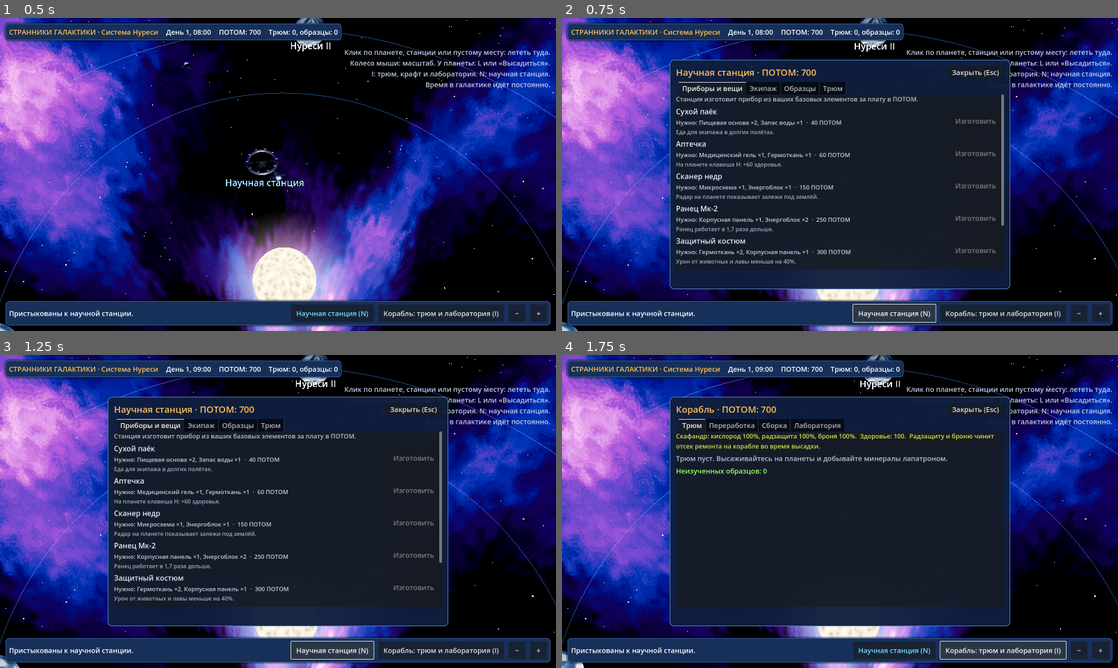
Above: before the commit, frames 1-4 (two rows, left to right).
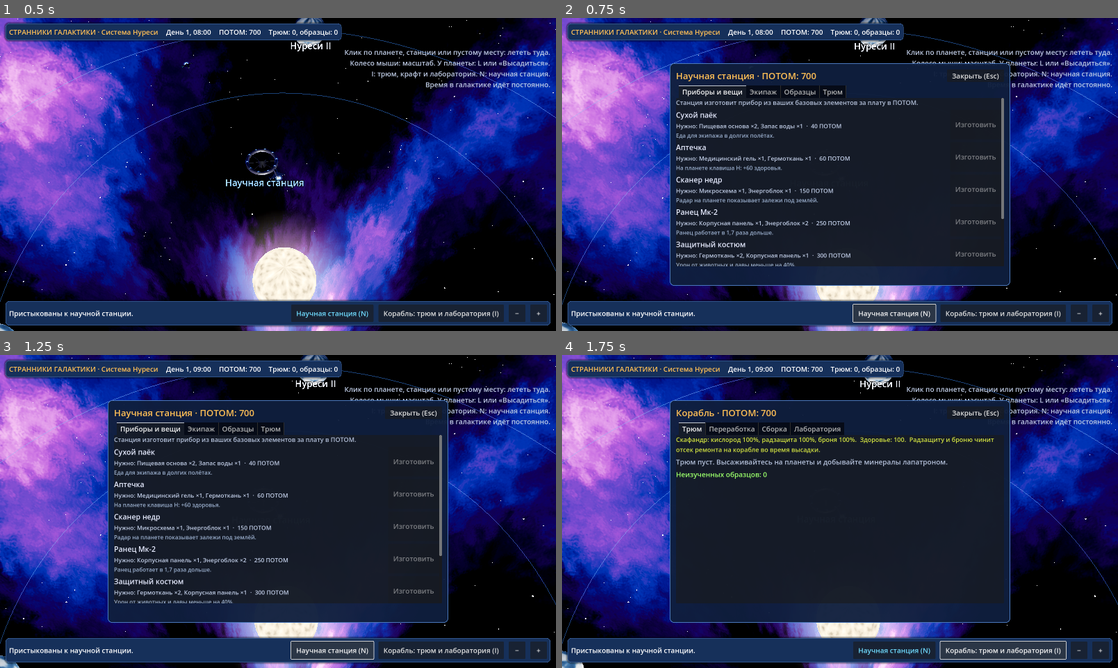
Above: after the commit, the same moments.

Repository: kinzhagulovav-png/SW
Game: Godot game, scene res://scenes/system/star_system.tscn
Two runs of this game, one before a commit and one after it. Both use one fixed random seed, a clock stepped at 60 frames per second and the inputs below.
Inputs:
- Up to frame 1 (0.5 s): no input
- Up to frame 2 (0.75 s): click "Научная станция (N)" at 0.5 s
- Up to frame 3 (1.25 s): no input
- Up to frame 4 (1.75 s): click "Корабль: трюм и лаборатория (…" at 1.25 s

Frame 1 is identical in both runs. In frame 2, 8.7% of the frame differs, in the area x 19-81%, y 13-87%; in frame 3, 8.7%; in frame 4, 5.4%.

Commit message:
Научный отсек на корабле: учёный, переработка минералов, изучение образцов
Co-Authored-By: Claude Opus 5.5 (1M context) <noreply@anthropic.com>
Claude-Session: https://claude.ai/code/session_019WwXvzvTVHF1hrF1Hh8K6d

Diff:
--- a/scripts/planet/planet_surface.gd
+++ b/scripts/planet/planet_surface.gd
@@ -61,6 +61,10 @@
 var _armor_bar: ProgressBar
 var _env_label: Label
 var _env: Environment
+var _menu: ShipMenu
+var _scientist: Node3D
+var _lab_glow: Array[MeshInstance3D] = []
+var _lab_time := 0.0
 
 var _hp_bar: ProgressBar
 var _jet_bar: ProgressBar
@@ -941,17 +945,18 @@
 	player.rotation.y = yaw
 	cam.rotation.x = pitch
 	var input := Vector2.ZERO
-	if Input.is_key_pressed(KEY_W): input.y -= 1
-	if Input.is_key_pressed(KEY_S): input.y += 1
-	if Input.is_key_pressed(KEY_A): input.x -= 1
-	if Input.is_key_pressed(KEY_D): input.x += 1
+	if not _menu.visible:
+		if Input.is_key_pressed(KEY_W): input.y -= 1
+		if Input.is_key_pressed(KEY_S): input.y += 1
+		if Input.is_key_pressed(KEY_A): input.x -= 1
+		if Input.is_key_pressed(KEY_D): input.x += 1
 	var run := Input.is_key_pressed(KEY_SHIFT)
 	var in_liquid: bool = not inside and not water.is_empty() and player.position.y < level + 0.2 and not water.get("ice", false)
 	var speed := (RUN if run else WALK) * (0.55 if in_liquid and not water.get("lava", false) else 1.0)
 	var dir := (player.transform.basis * Vector3(input.x, 0, input.y)).normalized()
 	player.velocity.x = dir.x * speed
 	player.velocity.z = dir.z * speed
-	if Input.is_key_pressed(KEY_SPACE) and jet > 0.0:
+	if Input.is_key_pressed(KEY_SPACE) and jet > 0.0 and not _menu.visible:
 		player.velocity.y = min(player.velocity.y + 30.0 * delta, 9.0)
 		jet = max(0.0, jet - delta)
 	elif player.is_on_floor():
@@ -1054,7 +1059,7 @@
 		if hit != null and (hit as Vector3).y < orig_heights_at(hit) - max_depth() + 0.05:
 			hint = "Глубже лапатрон не берёт"
 	if inside:
-		hint = {"hatch": "E: выйти наружу", "cockpit": "E: взлететь", "bay": "Стойте в отсеке: радзащита и броня восстанавливаются"}.get(_ship_zone(), "")
+		hint = {"hatch": "E: выйти наружу", "cockpit": "E: взлететь", "lab": "E: научная работа (переработка, сборка, изучение образцов)", "bay": "Стойте в отсеке: радзащита и броня восстанавливаются"}.get(_ship_zone(), "")
 	elif to_ship < TAKEOFF_DIST:
 		hint = "E: подняться на корабль"
 	_prompt.text = hint
@@ -1262,6 +1267,8 @@
 				_exit_ship()
 			"cockpit":
 				_leave()
+			"lab":
+				_open_lab()
 	elif ship.global_position.distance_to(player.global_position) < TAKEOFF_DIST:
 		_enter_ship()
 
@@ -1407,7 +1414,7 @@
 ## Внутри корабля: коридор от шлюза к кабине, сбоку отсек ремонта оборудования.
 ## Отсек стоит глубоко под поверхностью, его не видно снаружи.
 func _build_interior() -> void:
-	var wall := ShipBuilder.metal(Color("#b4bcc8"), 0.6, 0.45)
+	var wall := ShipBuilder.metal(Color("#8a929e"), 0.5, 0.55)
 	var dark := ShipBuilder.metal(Color("#3a404a"), 0.7, 0.5)
 	var floor_m := ShipBuilder.metal(Color("#4a505c"), 0.8, 0.35)
 	var strip := ShipBuilder.unshaded(Color(0.6, 1.6, 2.4))
@@ -1416,7 +1423,10 @@
 	_solid(Vector3(14, 0.3, 22), Vector3(0, -0.15, -2), floor_m)
 	_solid(Vector3(14, 0.3, 22), Vector3(0, 3.0, -2), dark)
 	# Коридор: x от -1.5 до 1.5, z от -6 до 7.
-	_solid(Vector3(0.3, 3, 13), Vector3(-1.65, 1.5, 0.5), wall)       # левая стена
+	_solid(Vector3(0.3, 3, 3), Vector3(-1.65, 1.5, -4.5), wall)       # левая стена до двери
+	_solid(Vector3(0.3, 3, 8), Vector3(-1.65, 1.5, 3.0), wall)        # левая стена после двери
+	_solid(Vector3(0.3, 0.6, 2.0), Vector3(-1.65, 2.7, -2.0), wall)   # над дверью
+	_build_lab(wall, dark)
 	_solid(Vector3(0.3, 3, 3), Vector3(1.65, 1.5, -4.5), wall)        # правая стена до двери
 	_solid(Vector3(0.3, 3, 5), Vector3(1.65, 1.5, 4.5), wall)         # правая стена после двери
 	_solid(Vector3(0.3, 0.6, 2.0), Vector3(1.65, 2.7, -2.0), wall)    # над дверью
@@ -1468,6 +1478,149 @@
 	_lamp(Vector3(0, 2.3, -8.5), Color(1.0, 0.85, 0.6), 1.2, 6.0)
 
 
+## Научный отсек: слева от коридора, напротив отсека ремонта.
+## Здесь стоит учёный (если он есть в экипаже), перерабатывают минералы и изучают образцы.
+func _build_lab(wall: Material, dark: Material) -> void:
+	_solid(Vector3(5.4, 3, 0.3), Vector3(-4.5, 1.5, -3.15), wall)
+	_solid(Vector3(5.4, 3, 0.3), Vector3(-4.5, 1.5, 3.15), wall)
+	_solid(Vector3(0.3, 3, 6.6), Vector3(-7.15, 1.5, 0), wall)
+	_sign("Научный отсек", Vector3(-1.4, 2.55, -2.0), PI / 2.0, Color("#9aff6a"))
+	var white := ShipBuilder.metal(Color("#e8ecf0"), 0.2, 0.35)
+	var glass := StandardMaterial3D.new()
+	glass.albedo_color = Color(0.6, 0.9, 1.0, 0.35)
+	glass.transparency = BaseMaterial3D.TRANSPARENCY_ALPHA
+	glass.roughness = 0.05
+	# Лабораторный стол вдоль дальней стены с микроскопом и контейнерами образцов.
+	_deco(Vector3(0.9, 0.9, 4.0), Vector3(-6.5, 0.45, 0.4), white)
+	_deco(Vector3(0.95, 0.05, 4.05), Vector3(-6.5, 0.92, 0.4), dark)
+	_deco(Vector3(0.25, 0.1, 0.3), Vector3(-6.4, 1.0, -0.6), dark)                 # основание микроскопа
+	_deco(Vector3(0.06, 0.4, 0.06), Vector3(-6.5, 1.2, -0.6), dark)
+	_deco(Vector3(0.1, 0.1, 0.22), Vector3(-6.42, 1.4, -0.6), dark).rotation.z = 0.6
+	_deco(Vector3(0.02, 0.5, 0.9), Vector3(-6.94, 1.6, 1.2), ShipBuilder.unshaded(Color(0.4, 2.2, 1.0)))  # экран анализа
+	for i in 5:
+		var jar := MeshInstance3D.new()
+		var cm := CylinderMesh.new()
+		cm.top_radius = 0.09
+		cm.bottom_radius = 0.09
+		cm.height = 0.28
+		cm.material = glass
+		jar.mesh = cm
+		jar.position = INTERIOR + Vector3(-6.6, 1.09, 1.4 + i * 0.22)
+		add_child(jar)
+		var core := MeshInstance3D.new()
+		var sm := SphereMesh.new()
+		sm.radius = 0.05
+		sm.height = 0.1
+		sm.material = ShipBuilder.unshaded(Color(0.6, 2.4, 0.8) if i % 2 == 0 else Color(1.8, 0.8, 2.4))
+		core.mesh = sm
+		core.position = jar.position
+		add_child(core)
+		_lab_glow.append(core)
+	# Установка переработки минералов: печь с горячим окном и бункер.
+	_solid(Vector3(1.4, 2.0, 1.2), Vector3(-5.2, 1.0, -2.3), dark)
+	_deco(Vector3(0.7, 0.5, 0.05), Vector3(-5.2, 1.1, -1.68), ShipBuilder.unshaded(Color(3.0, 1.2, 0.3)))
+	_deco(Vector3(0.9, 0.4, 0.9), Vector3(-5.2, 2.2, -2.3), white)
+	_sign("Переработка минералов", Vector3(-5.2, 2.65, -1.65), 0.0, Color("#ffbf55"))
+	_lamp(Vector3(-4.5, 2.5, 0.5), Color(0.85, 1.0, 0.9), 1.5, 7.0)
+	_lamp(Vector3(-5.2, 1.0, -1.2), Color(1.0, 0.55, 0.2), 0.8, 3.0)
+	# Учёный.
+	var sci := GameState.best_scientist()
+	if sci.is_empty():
+		_sign("Место учёного свободно.\nНаймите учёного на научной станции.", Vector3(-5.5, 1.6, 2.4), PI, Color(0.8, 0.85, 0.95))
+	else:
+		_scientist = _make_scientist()
+		_scientist.position = INTERIOR + Vector3(-5.7, 0, 0.6)
+		_scientist.rotation.y = PI / 2.0
+		add_child(_scientist)
+		_sign("%s · учёный, навык %d" % [sci.name, sci.skill], Vector3(-5.7, 2.15, 0.6), PI / 2.0, Color("#9aff6a"))
+
+
+func _make_scientist() -> Node3D:
+	var g := Node3D.new()
+	var coat := ShipBuilder.metal(Color("#f0f2f4"), 0.0, 0.7)
+	var skin := ShipBuilder.metal(Color("#d8a888"), 0.0, 0.6)
+	var dark := ShipBuilder.metal(Color("#2a3040"), 0.1, 0.6)
+	var body := MeshInstance3D.new()
+	var cm := CapsuleMesh.new()
+	cm.radius = 0.24
+	cm.height = 1.1
+	cm.material = coat
+	body.mesh = cm
+	body.position.y = 1.05
+	g.add_child(body)
+	for s in [-0.12, 0.12]:
+		var leg := MeshInstance3D.new()
+		var lm := CylinderMesh.new()
+		lm.top_radius = 0.08
+		lm.bottom_radius = 0.07
+		lm.height = 0.6
+		lm.material = dark
+		leg.mesh = lm
+		leg.position = Vector3(s, 0.3, 0)
+		g.add_child(leg)
+	var head := MeshInstance3D.new()
+	var hm := SphereMesh.new()
+	hm.radius = 0.15
+	hm.height = 0.3
+	hm.material = skin
+	head.mesh = hm
+	head.position.y = 1.78
+	head.name = "Head"
+	g.add_child(head)
+	var visor := MeshInstance3D.new()
+	var vm := BoxMesh.new()
+	vm.size = Vector3(0.22, 0.05, 0.05)
+	vm.material = ShipBuilder.unshaded(Color(0.4, 1.8, 2.6))
+	visor.mesh = vm
+	visor.position = Vector3(0, 0.02, -0.13)
+	head.add_child(visor)
+	for s in [-1.0, 1.0]:
+		var arm := MeshInstance3D.new()
+		var am := CapsuleMesh.new()
+		am.radius = 0.06
+		am.height = 0.6
+		am.material = coat
+		arm.mesh = am
+		arm.position = Vector3(s * 0.3, 1.2, -0.12)
+		arm.rotation.x = 0.7
+		g.add_child(arm)
+	return g
+
+
+func _animate_lab(delta: float) -> void:
+	_lab_time += delta
+	for i in _lab_glow.size():
+		var k := 1.0 + sin(_lab_time * 2.0 + i) * 0.25
+		_lab_glow[i].scale = Vector3.ONE * k
+	if _scientist:
+		_scientist.position.y = INTERIOR.y + sin(_lab_time * 1.3) * 0.01
+		var head: Node3D = _scientist.get_node("Head")
+		# Учёный смотрит на капитана, если тот рядом, иначе в микроскоп.
+		var to := player.position - _scientist.position
+		var want := atan2(-to.x, -to.z) - _scientist.rotation.y if to.length() < 4.0 else sin(_lab_time * 0.5) * 0.3
+		head.rotation.y = lerp_angle(head.rotation.y, clamp(wrapf(want, -PI, PI), -1.2, 1.2), min(1.0, delta * 3.0))
+
+
+## Добыча с прогулки переходит в трюм, как только капитан поднялся на борт.
+func _unload_trip() -> void:
+	var count := 0
+	for id in trip.minerals:
+		GameState.add_item(id, int(trip.minerals[id]))
+		GameState.stats.minerals += int(trip.minerals[id])
+		count += int(trip.minerals[id])
+	for s in trip.samples:
+		GameState.samples.append(s)
+	GameState.stats.samples += trip.samples.size()
+	if count > 0 or not trip.samples.is_empty():
+		_notify("В трюм: минералов %d, образцов %d" % [count, trip.samples.size()], Color("#ffbf55"))
+	trip = {"minerals": {}, "samples": []}
+
+
+func _open_lab() -> void:
+	_menu.open("lab")
+	Input.mouse_mode = Input.MOUSE_MODE_VISIBLE
+
+
 func _enter_ship() -> void:
 	inside = true
 	player.position = INTERIOR + Vector3(0, 1.0, 5.2)
@@ -1481,6 +1634,7 @@
 	_env.fog_enabled = false
 	_env.ambient_light_energy = 0.3
 	_notify("Вы на корабле. Кислород пополняется.", Color("#9ad8ff"))
+	_unload_trip()
 
 
 func _exit_ship() -> void:
@@ -1501,6 +1655,8 @@
 	var p := player.position - INTERIOR
 	if p.x > 1.8:
 		return "bay"
+	if p.x < -1.8:
+		return "lab"
 	if p.z < -6.2:
 		return "cockpit"
 	if p.z > 4.6:
@@ -1521,6 +1677,7 @@
 		suit.armor = min(100.0, suit.armor + rate * delta)
 	else:
 		t_bay = 0.0
+	_animate_lab(delta)
 	_bay_ring.rotation.y += delta * (0.5 + t_bay * 0.3)
 	_bay_light.light_energy = min(3.0, t_bay * 0.4) if zone == "bay" else 0.0
 	for key in ["oxygen", "rad", "armor"]:
@@ -1614,6 +1771,13 @@
 	_feed.mouse_filter = Control.MOUSE_FILTER_IGNORE
 	layer.add_child(_feed)
 
+	_menu = ShipMenu.new()
+	_menu.theme = theme
+	_menu.visibility_changed.connect(func():
+		if not _menu.visible and not leaving:
+			Input.mouse_mode = Input.MOUSE_MODE_CAPTURED)
+	layer.add_child(_menu)
+
 	var radar := PlanetRadar.new()
 	_radar = radar
 	radar.surface = self
--- a/scripts/ui/ship_menu.gd
+++ b/scripts/ui/ship_menu.gd
@@ -23,12 +23,7 @@
 	style.set_corner_radius_all(12)
 	style.set_content_margin_all(18)
 	add_theme_stylebox_override("panel", style)
-	set_anchors_preset(Control.PRESET_CENTER)
 	custom_minimum_size = Vector2(980, 640)
-	offset_left = -490
-	offset_right = 490
-	offset_top = -330
-	offset_bottom = 330
 	visible = false
 
 	var col := VBoxContainer.new()
@@ -62,6 +57,9 @@
 	_status.text = ""
 	visible = true
 	refresh()
+	# Окно всегда по центру экрана.
+	size = custom_minimum_size
+	position = (get_viewport_rect().size - size) / 2.0
 
 
 func _unhandled_input(event: InputEvent) -> void:
@@ -82,6 +80,13 @@
 		_page("Переработка", func(box): _fill_recipes(box, Items.MATERIALS, "Переработать", 0))
 		_page("Сборка", func(box): _fill_recipes(box, Items.BASICS, "Собрать", 0))
 		_page("Лаборатория", _fill_lab)
+	elif mode == "lab":
+		var sci := GameState.best_scientist()
+		_title.text = "Научный отсек · %s" % ("учёный %s" % sci.name if not sci.is_empty() else "учёного нет")
+		_page("Переработка", func(box): _fill_recipes(box, Items.MATERIALS, "Переработать", 0))
+		_page("Сборка", func(box): _fill_recipes(box, Items.BASICS, "Собрать", 0))
+		_page("Образцы", _fill_lab)
+		_page("Трюм", _fill_hold)
 	else:
 		_title.text = "Научная станция · ПОТОМ: %d" % GameState.money
 		_page("Приборы и вещи", func(box): _fill_recipes(box, Items.DEVICES, "Изготовить", 1))
@@ -158,7 +163,7 @@
 # ---------- Рецепты: переработка, сборка, приборы ----------
 
 func _fill_recipes(box: VBoxContainer, table: Dictionary, verb: String, price_mode: int) -> void:
-	if mode == "ship":
+	if mode != "station":
 		_label(box, "Минералы → материалы → базовые элементы. Приборы и вещи из базовых элементов делают только на научной станции.", Color(0.7, 0.75, 0.85), 18)
 	else:
 		_label(box, "Станция изготовит прибор из ваших базовых элементов за плату в ПОТОМ.", Color(0.7, 0.75, 0.85), 18)
